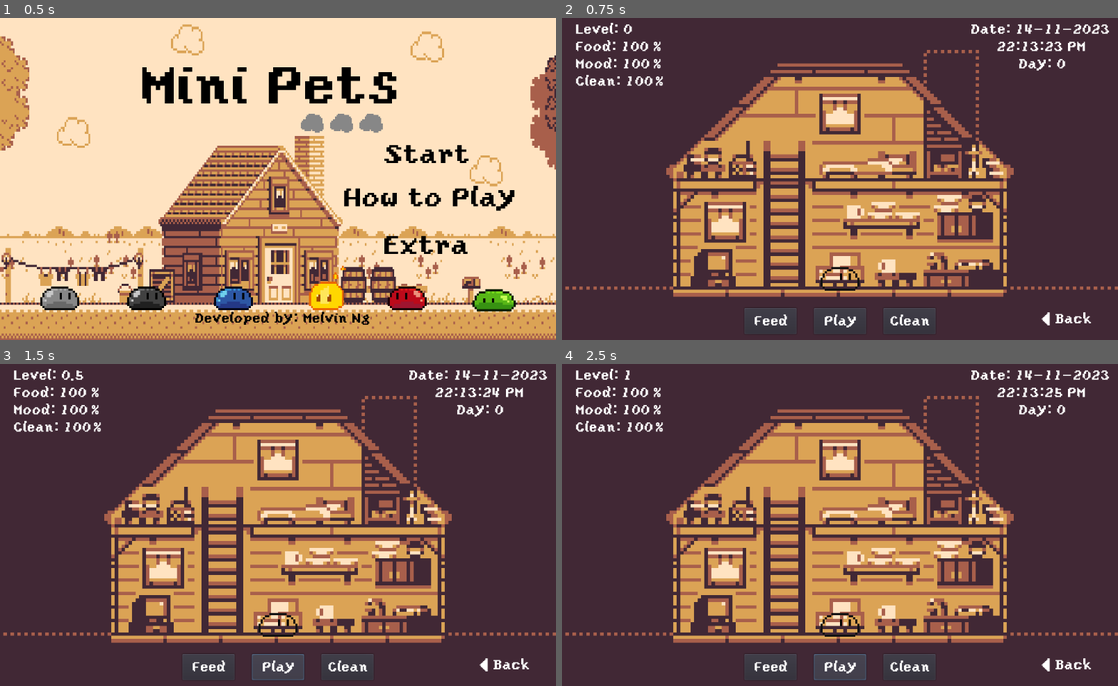
Above: before the commit, frames 1-4 (two rows, left to right).
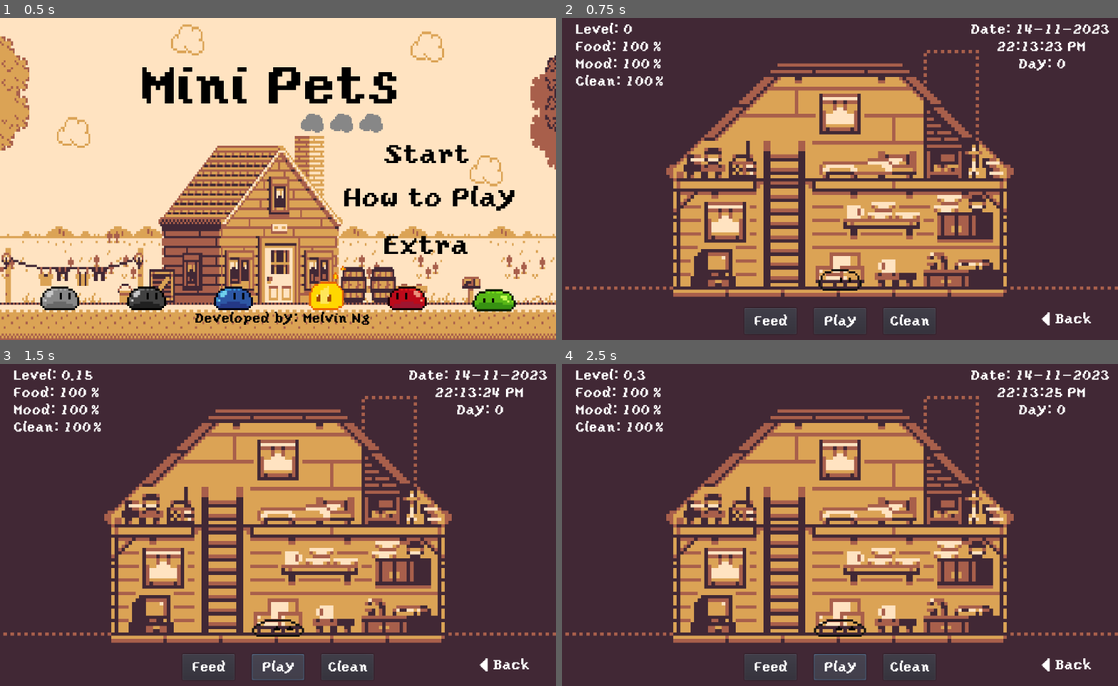
Above: after the commit, the same moments.

Repository: melvincwng/mini-pets
Game: Godot game, scene res://Scenes/MainMenu.tscn
Same seed, same stepped clock (60 frames per second), same inputs: the game is played once before the commit and once after it.
Inputs:
- Up to frame 1 (0.5 s): no input
- Up to frame 2 (0.75 s): click "Start" at 0.5 s
- Up to frame 3 (1.5 s): click "Play" at 1.25 s
- Up to frame 4 (2.5 s): click "Play" at 2 s

Frame 1 is identical in both runs. In frame 2, 0.2% of the frame differs, in the area x 46-54%, y 77-85%; in frame 3, 0.2%; in frame 4, 0.3%, in the area x 11-55%, y 1-85%.

Commit message:
Refactor increase_level function to three different functions, each catered for feed, play and clean respectively

Diff:
--- a/Scenes/MainScene.gd
+++ b/Scenes/MainScene.gd
@@ -10,12 +10,24 @@
 
 # Called when the node enters the scene tree for the first time.
 func _ready():
-	Signal.connect("feed_pet", self, "increase_level")
-	Signal.connect("play_pet", self, "increase_level")
-	Signal.connect("clean_pet", self, "increase_level")
+	Signal.connect("feed_pet", self, "feed_increase_level")
+	Signal.connect("play_pet", self, "play_increase_level")
+	Signal.connect("clean_pet", self, "clean_increase_level")
 
-func increase_level():
-	level += 0.5
+func feed_increase_level():
+	level += 0.25
+	var levelString = "Level: " + str(level)
+	levelLabel.clear()
+	levelLabel.set_text(levelString)
+
+func play_increase_level():
+	level += 0.15
+	var levelString = "Level: " + str(level)
+	levelLabel.clear()
+	levelLabel.set_text(levelString)
+
+func clean_increase_level():
+	level += 0.1
 	var levelString = "Level: " + str(level)
 	levelLabel.clear()
 	levelLabel.set_text(levelString)
--- a/Scenes/MainScene.tscn
+++ b/Scenes/MainScene.tscn
@@ -88,6 +88,7 @@
 position = Vector2( 512, 440 )
 scale = Vector2( 4, 4 )
 frames = SubResource( 1 )
+frame = 3
 playing = true
 __meta__ = {
 "_edit_lock_": true
